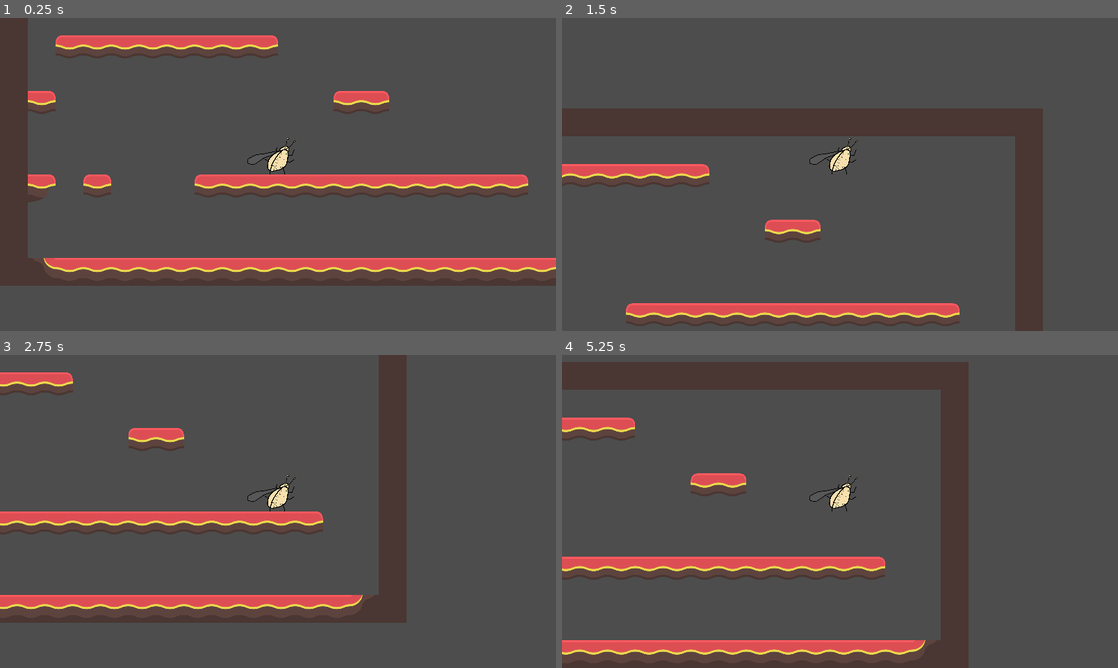
Above: before the commit, frames 1-4 (two rows, left to right).
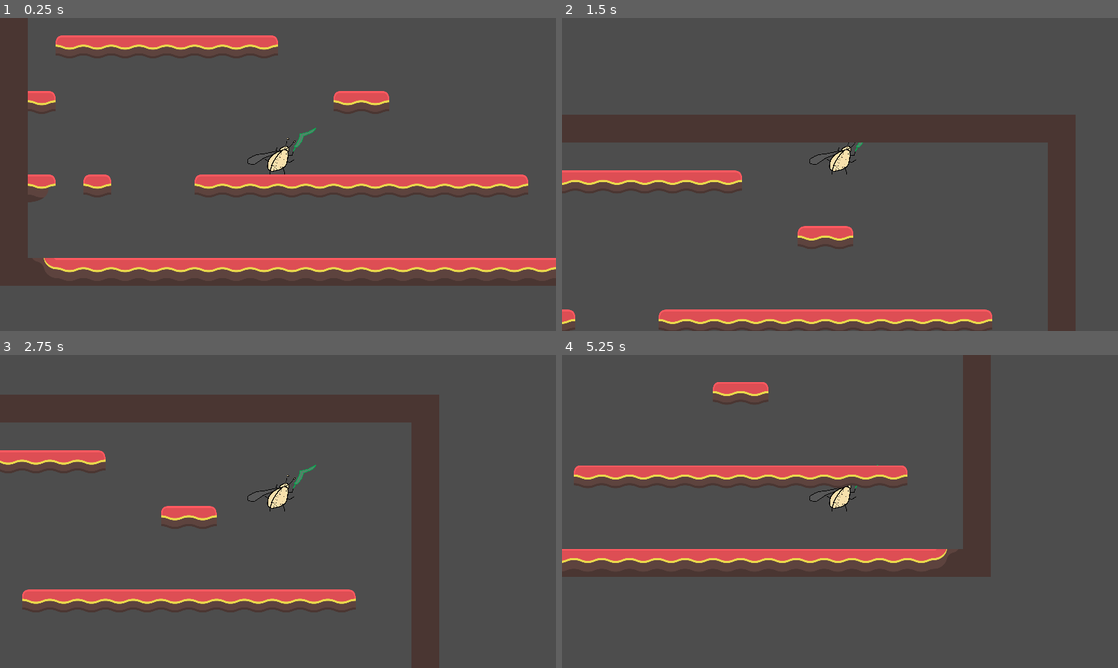
Above: after the commit, the same moments.

Repository: Deimos-94/Sewage-Bug
Game: Godot game, scene res://TestArea.tscn
Same seed, same stepped clock (60 frames per second), same inputs: the game is played once before the commit and once after it.
Inputs:
- Up to frame 1 (0.25 s): no input
- Up to frame 2 (1.5 s): tap Enter at 0.5 s; hold D (Right) from 0.53 s (still down); tap Space (Jump) at 0.6, 0.77, 1.07, 1.35 s
- Up to frame 3 (2.75 s): tap Space (Jump) at 1.52, 1.82, 2.1 s; release D (Right) at 2.03 s; hold A (Left) from 2.03 s (still down)
- Up to frame 4 (5.25 s): release A (Left) at 2.78 s; hold D (Right) 2.78-4.28 s; tap Space (Jump) at 2.85, 3.02, 3.32, 3.6, 3.77, 4.07, 4.35, 4.52, 4.82, 5.1 s; hold A (Left) 4.28-5.03 s; hold D (Right) from 5.03 s (still down)

The runs differ from the first frame. In frame 1, 0.2% of the frame differs, in the area x 5-100%, y 5-82%; in frame 2, 16%; in frame 3, 24%; in frame 4, 25%, in the area x 0-78%, y 0-100%.

Commit message:
Update Monday

Diff:
--- /dev/null
+++ b/HUD.gd
@@ -0,0 +1,12 @@
+extends CanvasLayer
+
+
+# Called when the node enters the scene tree for the first time.
+func _ready():
+	pass # Replace with function body.
+
+
+# Called every frame. 'delta' is the elapsed time since the previous frame.
+func _process(delta):
+	$Variable.text = str()
+	pass
--- a/ScriptPlayer.gd
+++ b/ScriptPlayer.gd
@@ -11,6 +11,12 @@
 var lastFloorContact = 0.0
 var jumpBufferMax = 0.5
 var jumpBuffer = 0
+var hasDoubleJump = 1
+var canDoubleJump = 0
+var weaponSelect = 0
+
+
+
 
 func _physics_process(delta):
 	# Add the gravity.
@@ -20,6 +26,7 @@
 	# Count time since last floor contact
 	if is_on_floor():
 		lastFloorContact = 0
+		canDoubleJump = 1
 	else:
 		lastFloorContact += delta
 	# Jump buffer
@@ -29,11 +36,14 @@
 	if Input.is_action_just_pressed("Jump") and lastFloorContact < coyoteTime:
 		velocity.y = JUMP_VELOCITY
 		lastFloorContact = 999
-	#elif jumpBuffer >= 0:
+	#elif is_on_floor and Input.is_action_just_pressed("Jump") and jumpBuffer > 0:
 		#velocity.y = JUMP_VELOCITY
 		#lastFloorContact = 999
-	#else:
-		#jumpBuffer = jumpBufferMax
+	elif hasDoubleJump and canDoubleJump and Input.is_action_just_pressed("Jump"):
+		velocity.y = JUMP_VELOCITY / 2
+		canDoubleJump = 0
+	else:
+		jumpBuffer = jumpBufferMax
 
 	# Get the input direction and handle the movement/deceleration.
 	# Accelerating based movement.
@@ -46,3 +56,11 @@
 		velocity.x = move_toward(velocity.x, 0, 40)
 
 	move_and_slide()
+
+func calculateDamage(attacker, defender):
+	var attack = attacker.getAttack()
+	var defense = defender.getDefense()
+
+	# Calculate the damage dealt and return it
+	var damage = attack - defense
+	return damage
--- a/TestArea.tscn
+++ b/TestArea.tscn
@@ -12,8 +12,84 @@
 [ext_resource type="Texture2D" uid="uid://bktcdwcel3sg8" path="res://Docs/BugLimbR-Top.png" id="8_jhspk"]
 [ext_resource type="Texture2D" uid="uid://dwi1tjel2otl5" path="res://Docs/BugLimbR-Mid.png" id="9_g4nl2"]
 [ext_resource type="Texture2D" uid="uid://dmleq22mpokcs" path="res://Docs/BugLimbR-Leg.png" id="10_k0sp7"]
-
-[sub_resource type="RectangleShape2D" id="RectangleShape2D_q46g2"]
+[ext_resource type="Texture2D" uid="uid://b3p05lw1yfs2i" path="res://Docs/BugSword.png" id="12_5n61v"]
+
+[sub_resource type="CapsuleShape2D" id="CapsuleShape2D_31l2x"]
+
+[sub_resource type="Animation" id="Animation_ceghc"]
+length = 0.001
+tracks/0/type = "value"
+tracks/0/imported = false
+tracks/0/enabled = true
+tracks/0/path = NodePath("BodyBone/LimbR-LegBone:position")
+tracks/0/interp = 1
+tracks/0/loop_wrap = true
+tracks/0/keys = {
+"times": PackedFloat32Array(0),
+"transitions": PackedFloat32Array(1),
+"update": 0,
+"values": [Vector2(-10, 2)]
+}
+tracks/1/type = "value"
+tracks/1/imported = false
+tracks/1/enabled = true
+tracks/1/path = NodePath("BodyBone/LimbR-LegBone:rotation")
+tracks/1/interp = 1
+tracks/1/loop_wrap = true
+tracks/1/keys = {
+"times": PackedFloat32Array(0),
+"transitions": PackedFloat32Array(1),
+"update": 0,
+"values": [0.0]
+}
+tracks/2/type = "value"
+tracks/2/imported = false
+tracks/2/enabled = true
+tracks/2/path = NodePath("BodyBone/LimbL-LegBone:position")
+tracks/2/interp = 1
+tracks/2/loop_wrap = true
+tracks/2/keys = {
+"times": PackedFloat32Array(0),
+"transitions": PackedFloat32Array(1),
+"update": 0,
+"values": [Vector2(11, 4)]
+}
+tracks/3/type = "value"
+tracks/3/imported = false
+tracks/3/enabled = true
+tracks/3/path = NodePath("BodyBone/LimbL-LegBone:rotation")
+tracks/3/interp = 1
+tracks/3/loop_wrap = true
+tracks/3/keys = {
+"times": PackedFloat32Array(0),
+"transitions": PackedFloat32Array(1),
+"update": 0,
+"values": [0.0]
+}
+tracks/4/type = "value"
+tracks/4/imported = false
+tracks/4/enabled = true
+tracks/4/path = NodePath("BodyBone:position")
+tracks/4/interp = 1
+tracks/4/loop_wrap = true
+tracks/4/keys = {
+"times": PackedFloat32Array(0),
+"transitions": PackedFloat32Array(1),
+"update": 0,
+"values": [Vector2(0, -38)]
+}
+tracks/5/type = "value"
+tracks/5/imported = false
+tracks/5/enabled = true
+tracks/5/path = NodePath("BodyBone:rotation")
+tracks/5/interp = 1
+tracks/5/loop_wrap = true
+tracks/5/keys = {
+"times": PackedFloat32Array(0),
+"transitions": PackedFloat32Array(1),
+"update": 0,
+"values": [0.0]
+}
 
 [sub_resource type="Animation" id="Animation_56beb"]
 resource_name = "idle"
@@ -91,96 +167,24 @@
 "values": [0.0, -0.0956764, 0.0]
 }
 
-[sub_resource type="Animation" id="Animation_ceghc"]
-length = 0.001
-tracks/0/type = "value"
-tracks/0/imported = false
-tracks/0/enabled = true
-tracks/0/path = NodePath("BodyBone/LimbR-LegBone:position")
-tracks/0/interp = 1
-tracks/0/loop_wrap = true
-tracks/0/keys = {
-"times": PackedFloat32Array(0),
-"transitions": PackedFloat32Array(1),
-"update": 0,
-"values": [Vector2(-10, 2)]
-}
-tracks/1/type = "value"
-tracks/1/imported = false
-tracks/1/enabled = true
-tracks/1/path = NodePath("BodyBone/LimbR-LegBone:rotation")
-tracks/1/interp = 1
-tracks/1/loop_wrap = true
-tracks/1/keys = {
-"times": PackedFloat32Array(0),
-"transitions": PackedFloat32Array(1),
-"update": 0,
-"values": [0.0]
-}
-tracks/2/type = "value"
-tracks/2/imported = false
-tracks/2/enabled = true
-tracks/2/path = NodePath("BodyBone/LimbL-LegBone:position")
-tracks/2/interp = 1
-tracks/2/loop_wrap = true
-tracks/2/keys = {
-"times": PackedFloat32Array(0),
-"transitions": PackedFloat32Array(1),
-"update": 0,
-"values": [Vector2(11, 4)]
-}
-tracks/3/type = "value"
-tracks/3/imported = false
-tracks/3/enabled = true
-tracks/3/path = NodePath("BodyBone/LimbL-LegBone:rotation")
-tracks/3/interp = 1
-tracks/3/loop_wrap = true
-tracks/3/keys = {
-"times": PackedFloat32Array(0),
-"transitions": PackedFloat32Array(1),
-"update": 0,
-"values": [0.0]
-}
-tracks/4/type = "value"
-tracks/4/imported = false
-tracks/4/enabled = true
-tracks/4/path = NodePath("BodyBone:position")
-tracks/4/interp = 1
-tracks/4/loop_wrap = true
-tracks/4/keys = {
-"times": PackedFloat32Array(0),
-"transitions": PackedFloat32Array(1),
-"update": 0,
-"values": [Vector2(0, -38)]
-}
-tracks/5/type = "value"
-tracks/5/imported = false
-tracks/5/enabled = true
-tracks/5/path = NodePath("BodyBone:rotation")
-tracks/5/interp = 1
-tracks/5/loop_wrap = true
-tracks/5/keys = {
-"times": PackedFloat32Array(0),
-"transitions": PackedFloat32Array(1),
-"update": 0,
-"values": [0.0]
-}
-
 [sub_resource type="AnimationLibrary" id="AnimationLibrary_5mmiq"]
 _data = {
 "RESET": SubResource("Animation_ceghc"),
 "idle": SubResource("Animation_56beb")
 }
 
+[sub_resource type="RectangleShape2D" id="RectangleShape2D_7ilfi"]
+size = Vector2(20, 156.5)
+
 [node name="TestArea" type="Node2D"]
 
 [node name="Player" type="CharacterBody2D" parent="."]
 script = ExtResource("1_x7pr3")
 
 [node name="Hitbox" type="CollisionShape2D" parent="Player"]
-position = Vector2(0, -55)
-scale = Vector2(4, 5.5)
-shape = SubResource("RectangleShape2D_q46g2")
+position = Vector2(0, -61)
+scale = Vector2(4, 4.085)
+shape = SubResource("CapsuleShape2D_31l2x")
 
 [node name="Skeleton2D" type="Skeleton2D" parent="Player"]
 
@@ -311,6 +315,20 @@
 zoom = Vector2(0.5, 0.5)
 script = ExtResource("4_i275h")
 
+[node name="Weapon" type="Node2D" parent="Player"]
+position = Vector2(70, -107)
+
+[node name="CollisionShape2D" type="CollisionShape2D" parent="Player/Weapon"]
+position = Vector2(46.52, -58.005)
+rotation = 0.712295
+shape = SubResource("RectangleShape2D_7ilfi")
+
+[node name="SwordGreen" type="Sprite2D" parent="Player/Weapon"]
+position = Vector2(2.52001, -1.00501)
+scale = Vector2(0.21, 0.21)
+texture = ExtResource("12_5n61v")
+offset = Vector2(238, -252)
+
 [node name="Level" type="TileMap" parent="."]
 tile_set = ExtResource("4_nkjlq")
 format = 2
Not shown: 1 places in TestArea.tscn that only renumber resources
Not shown, added: Docs/.~lock.Sewage Bug.odt#
